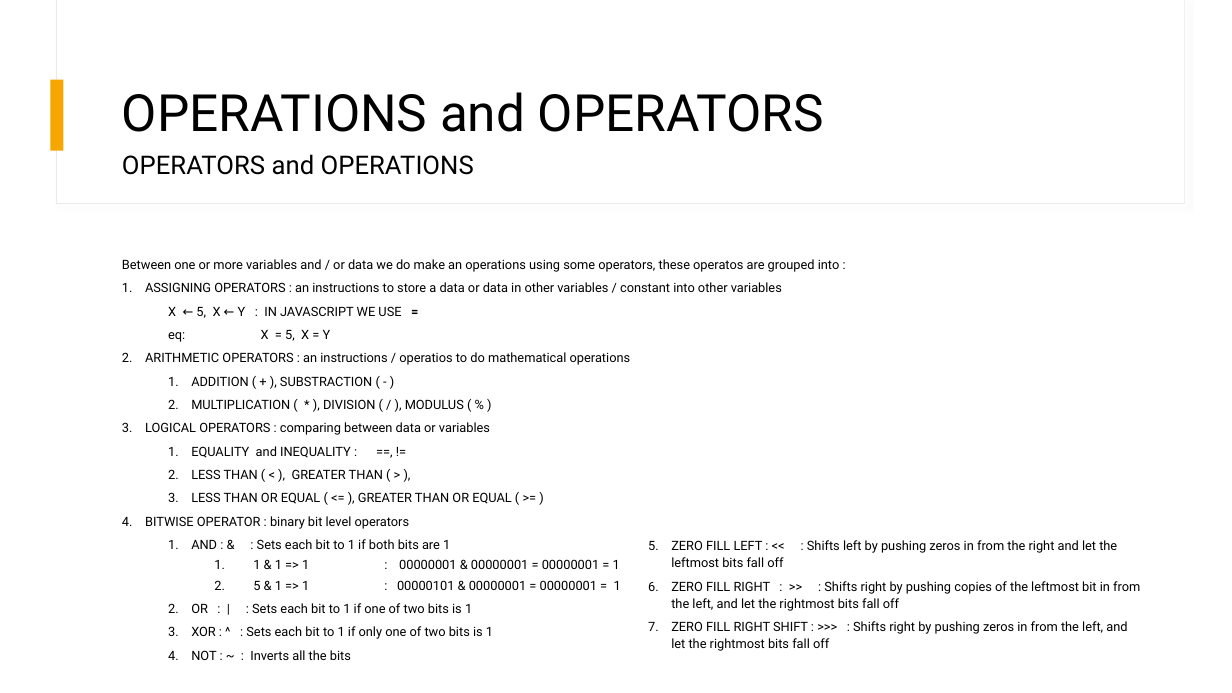
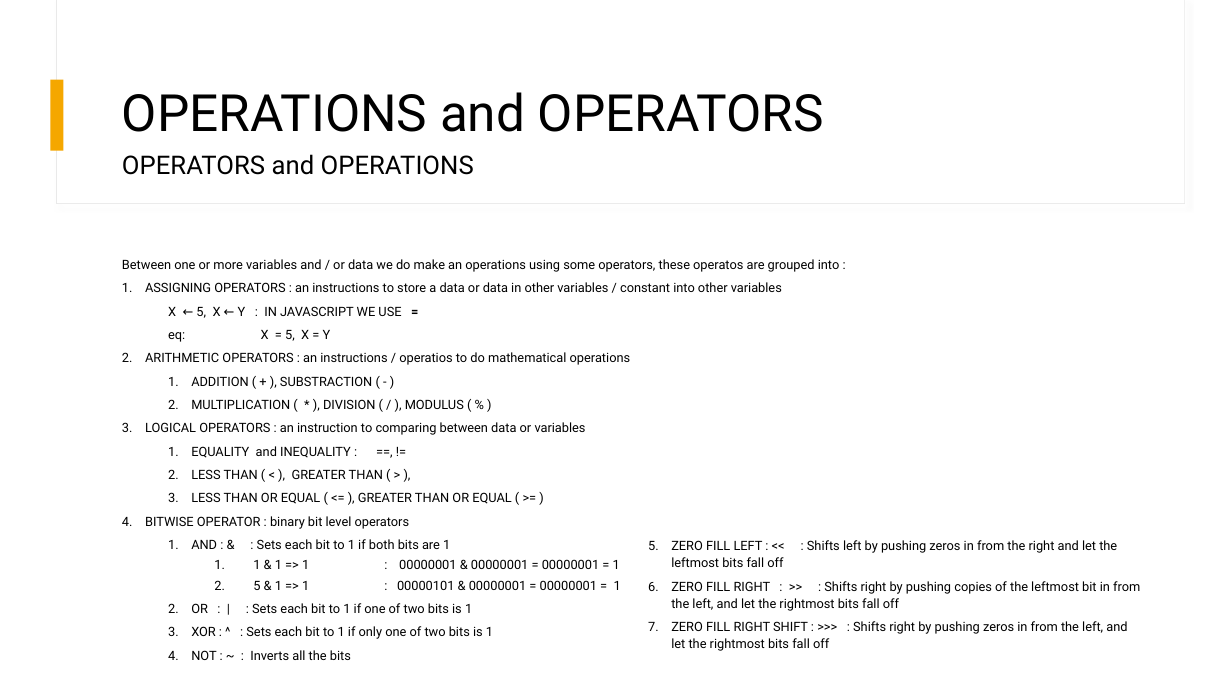
Before and after one commit to derawan/Project02, a slide deck: slide 7 of Documents/JAVASCRIPT PROGRAMMING FUNDAMENTALS.pptx. Drawn at 1232x693 pixels with LibreOffice and Linux fonts; fonts in the diff are those of the drawing. Boxes give left, top, right and bottom in pixels: in the first picture for what was removed or moved away, otherwise in the second. Text is boxed around its words. In the diff, an @@ line names an element or a change of style, - is before the commit and + after.

```diff
--- a/Documents/JAVASCRIPT PROGRAMMING FUNDAMENTALS.pptx
+++ b/Documents/JAVASCRIPT PROGRAMMING FUNDAMENTALS.pptx
@@ text at box(145, 422, 586, 435): text changed @@
-      3. LOGICAL OPERATORS : comparing between data or variables
+      3. LOGICAL OPERATORS : an instruction to comparing between data or variables
```
Also in this commit, not shown: 2 other slides changed, 6 other files.
